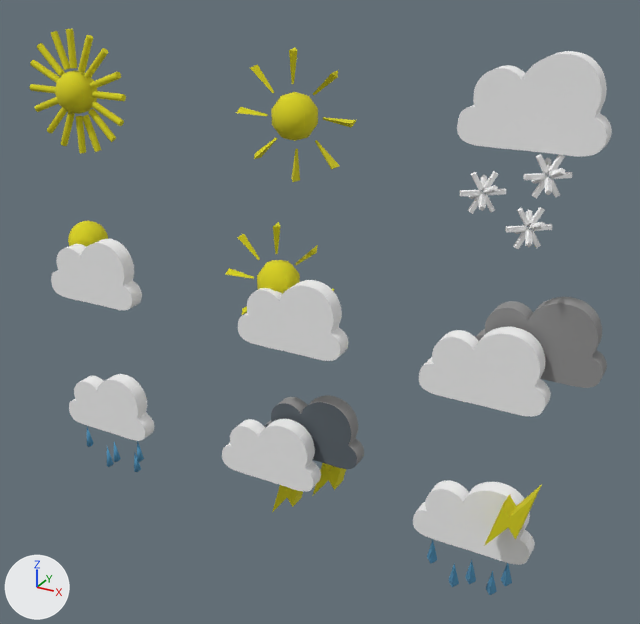
The glTF model rain.glb, before and after one commit.
One viewpoint serves both versions: a 50 mm camera at (113.7, -222.7, 158.3) aimed at (36.7, -82.7, 88.3). Arrows for +X, +Y and +Z are at lower left; the lights stay in place. Where no turn or scale is listed for an object, it has been applied to the vertices.

The scene before the commit, as lines of its bpy script (objects in view):
```python
ob_cloud_cloud_0 = bpy.data.objects.new('cloud_cloud_0', me_cloud_cloud_0)
ob_cloud_cloud_0.location = (-15.9, -90.7, 84.2)
ob_cloudly_cloudly_0 = bpy.data.objects.new('cloudly_cloudly_0', me_cloudly_cloudly_0)
ob_cloudly_cloudly_0.location = (72.3, -90.7, 83.1)
ob_lighting_lighting_0 = bpy.data.objects.new('lighting_lighting_0', me_lighting_lighting_0)
ob_lighting_lighting_0.location = (30.1, -84.2, 58.6)
ob_rain_lighting_rain_lighting_0 = bpy.data.objects.new('rain_lighting_rain&lighting_0', me_rain_lighting_rain_lighting_0)
ob_rain_lighting_rain_lighting_0.location = (72.7, -89.1, 55.6)
ob_rain_rain_0 = bpy.data.objects.new('rain_rain_0', me_rain_rain_0)
ob_rain_rain_0.location = (-15.9, -88.9, 55.2)
ob_snow_snow_0 = bpy.data.objects.new('snow_snow_0', me_snow_snow_0)
ob_snow_snow_0.location = (80.6, -91.3, 123.2)
ob_sun_2_sun_2_3_0 = bpy.data.objects.new('sun_2_sun_2.3_0', me_sun_2_sun_2_3_0)
ob_sun_2_sun_2_3_0.location = (33.2, -85.6, 135.3)
ob_sun_3_sun_3_0 = bpy.data.objects.new('sun_3_sun_3_0', me_sun_3_sun_3_0)
ob_sun_3_sun_3_0.location = (-22.1, -82.8, 93.4)
ob_sun_sun_1_0 = bpy.data.objects.new('sun_sun.1_0', me_sun_sun_1_0)
ob_sun_sun_1_0.location = (-18.3, -85.6, 135.3)
# also in view: 'sun_cloud_sun&cloud_0' at (31.4, -86.1, 94.2)
```
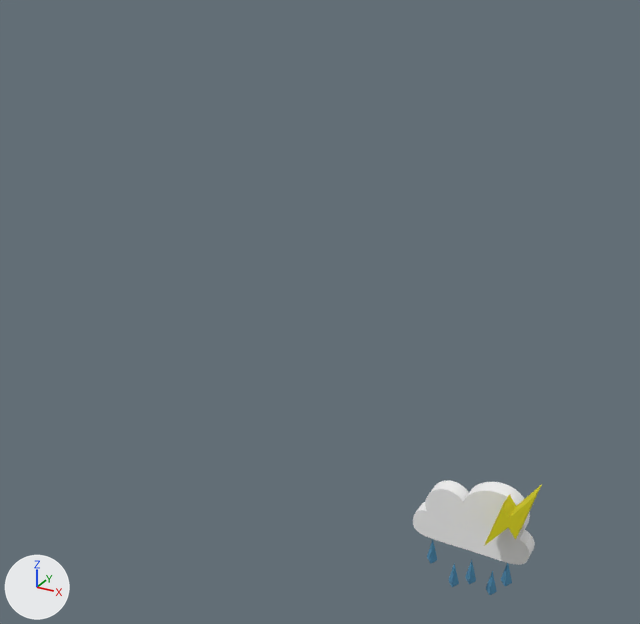
The newer file is also turned or shifted as a whole; pictures and numbers use the older file's frame.

Edits to the bpy script that builds the scene:
```text
Remove ob_cloud_cloud_0:
    ob_cloud_cloud_0 = bpy.data.objects.new('cloud_cloud_0', me_cloud_cloud_0)
    ob_cloud_cloud_0.location = (-15.9, -90.7, 84.2)
Remove ob_cloudly_cloudly_0:
    ob_cloudly_cloudly_0 = bpy.data.objects.new('cloudly_cloudly_0', me_cloudly_cloudly_0)
    ob_cloudly_cloudly_0.location = (72.3, -90.7, 83.1)
Remove ob_lighting_lighting_0:
    ob_lighting_lighting_0 = bpy.data.objects.new('lighting_lighting_0', me_lighting_lighting_0)
    ob_lighting_lighting_0.location = (30.1, -84.2, 58.6)
Remove ob_rain_rain_0:
    ob_rain_rain_0 = bpy.data.objects.new('rain_rain_0', me_rain_rain_0)
    ob_rain_rain_0.location = (-15.9, -88.9, 55.2)
Remove ob_snow_snow_0:
    ob_snow_snow_0 = bpy.data.objects.new('snow_snow_0', me_snow_snow_0)
    ob_snow_snow_0.location = (80.6, -91.3, 123.2)
Remove ob_sun_sun_1_0:
    ob_sun_sun_1_0 = bpy.data.objects.new('sun_sun.1_0', me_sun_sun_1_0)
    ob_sun_sun_1_0.location = (-18.3, -85.6, 135.3)
Remove ob_sun_2_sun_2_3_0:
    ob_sun_2_sun_2_3_0 = bpy.data.objects.new('sun_2_sun_2.3_0', me_sun_2_sun_2_3_0)
    ob_sun_2_sun_2_3_0.location = (33.2, -85.6, 135.3)
Remove ob_sun_3_sun_3_0:
    ob_sun_3_sun_3_0 = bpy.data.objects.new('sun_3_sun_3_0', me_sun_3_sun_3_0)
    ob_sun_3_sun_3_0.location = (-22.1, -82.8, 93.4)
Remove ob_sun_cloud_sun_cloud_0:
    ob_sun_cloud_sun_cloud_0 = bpy.data.objects.new('sun_cloud_sun&cloud_0', me_sun_cloud_sun_cloud_0)
    ob_sun_cloud_sun_cloud_0.location = (29.1, -85.6, 102.9)
```

Changed parts and their boxes [x1, y1, x2, y2] in the pictures (640 x 624 px):
'cloudly_cloudly_0', deleted
    before: [419, 297, 607, 416]
'snow_snow_0', deleted
    before: [457, 51, 612, 249]
'lighting_lighting_0', deleted
    before: [222, 395, 364, 512]
'sun_cloud_sun&cloud_0', deleted
    before: [226, 222, 348, 361]
'sun_sun.1_0', deleted (yellow)
    before: [29, 29, 126, 153]
'cloud_cloud_0', deleted
    before: [51, 239, 142, 310]
'rain_rain_0', deleted
    before: [69, 374, 154, 472]
'sun_2_sun_2.3_0', deleted (yellow)
    before: [236, 47, 357, 182]
'sun_3_sun_3_0', deleted (yellow)
    before: [68, 221, 108, 247]
